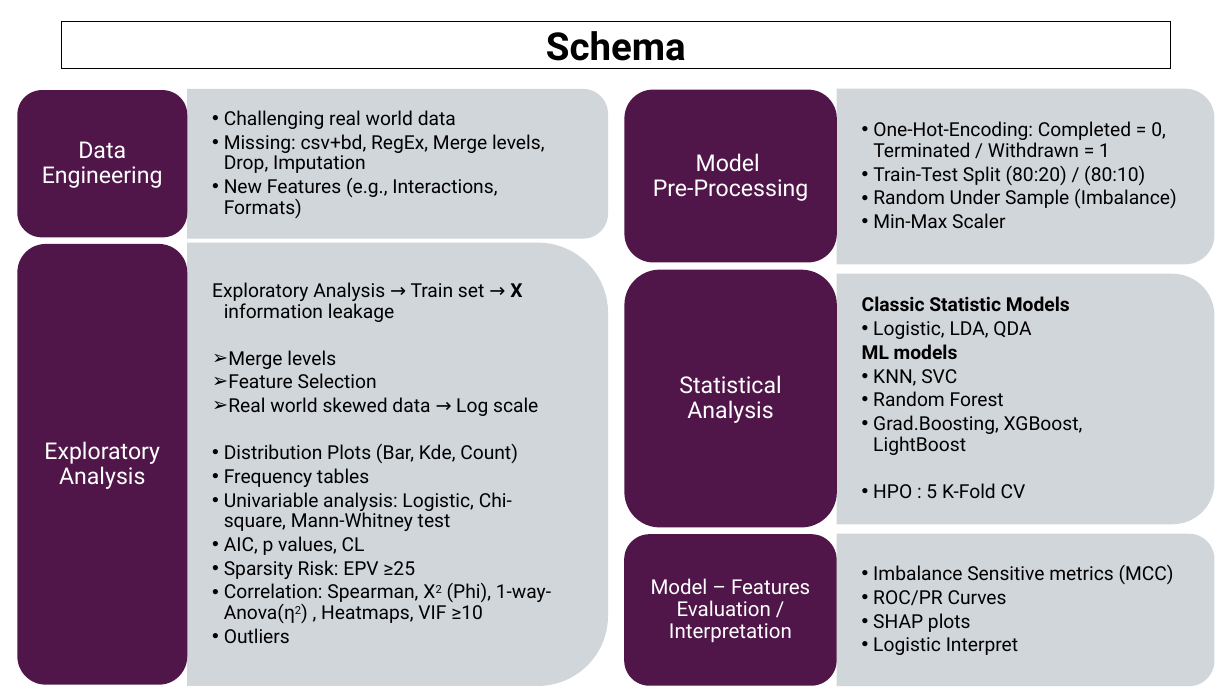
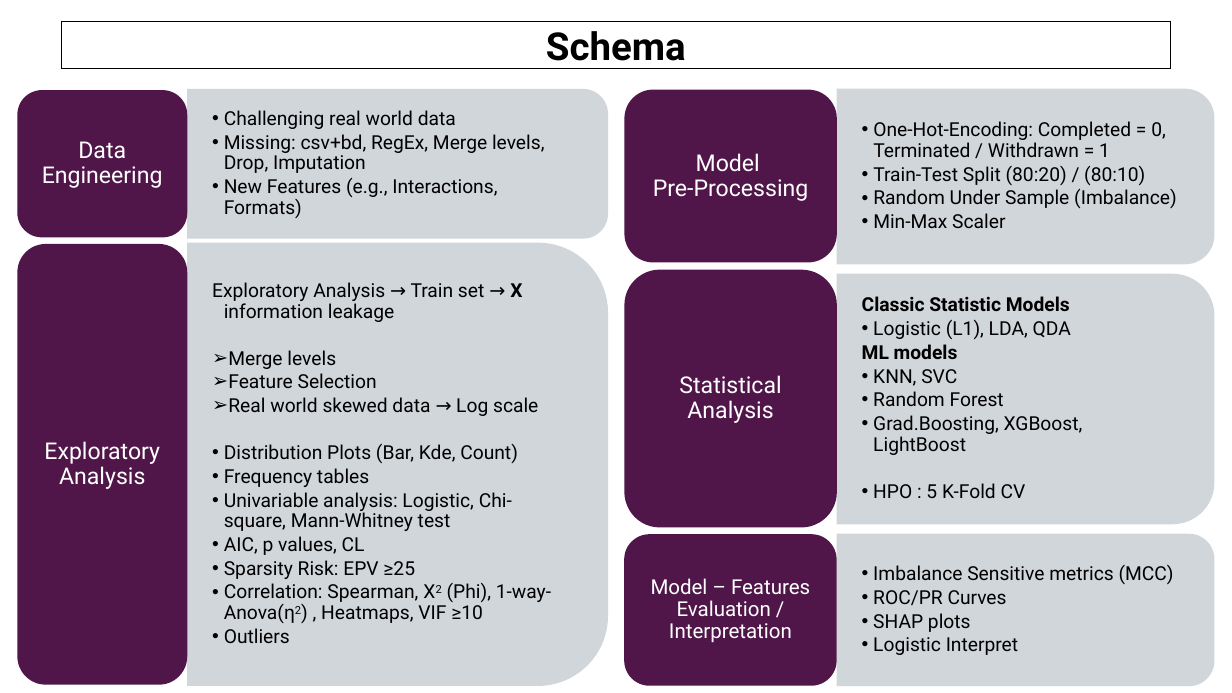
Before and after one commit to AndreouEugenia/Thesis, a slide deck: slide 9 of Thesis_Presentation.pptx. Drawn at 1232x693 pixels with LibreOffice and Linux fonts; fonts in the diff are those of the drawing; background and template pictures are left out. Boxes give left, top, right and bottom in pixels: in the first picture for what was removed or moved away, otherwise in the second. Text is boxed around its words. In the diff, an @@ line names an element or a change of style, - is before the commit and + after.

```diff
--- a/Thesis_Presentation.pptx
+++ b/Thesis_Presentation.pptx
@@ text at (873,320,1071,339): text changed @@
-  • Logistic, LDA, QDA
+  • Logistic (L1), LDA, QDA
```
Also in this commit, not shown: 4 other files.
